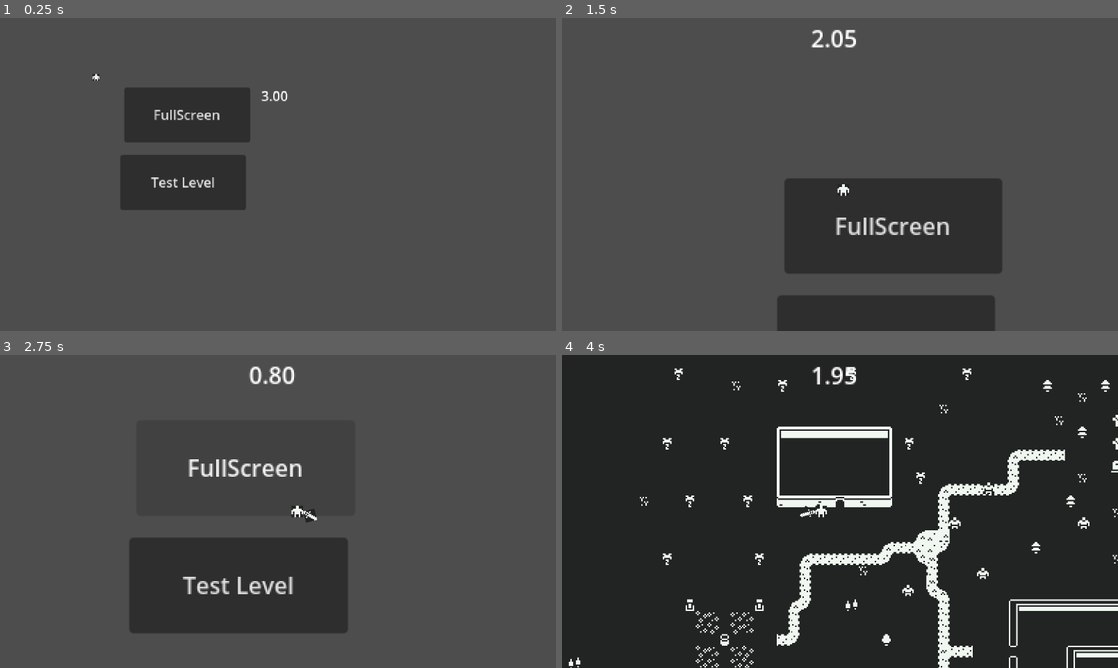
Above: before the commit, frames 1-4 (two rows, left to right).
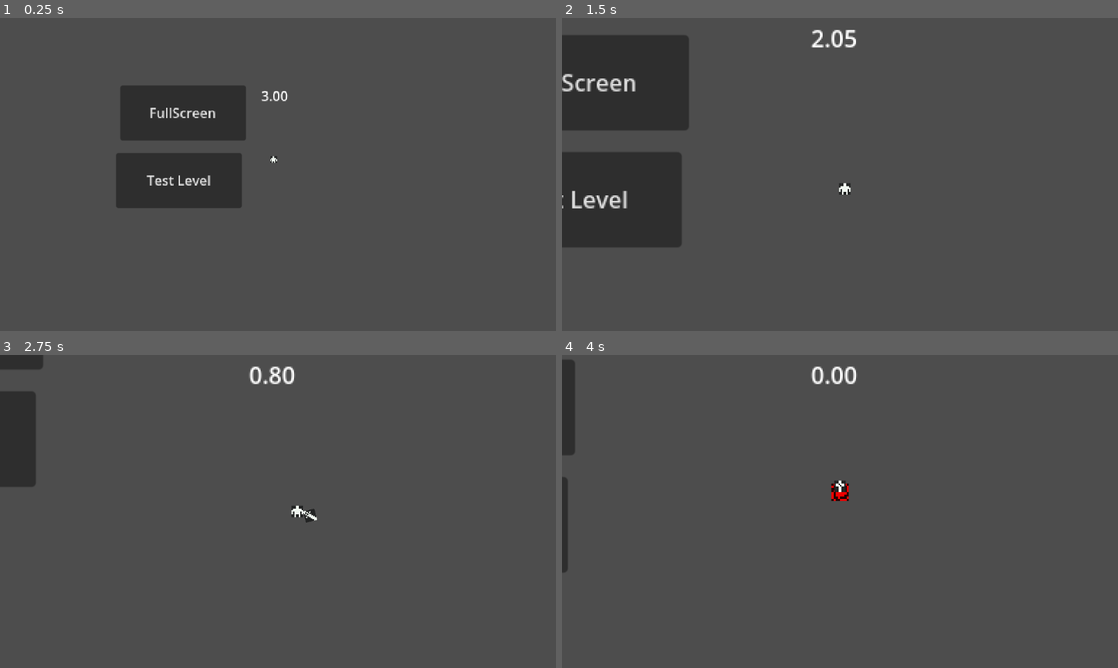
Above: after the commit, the same moments.

Repository: Moustakick/GameJam-Tension
Game: Godot game, scene res://scene/menu.tscn
Two runs of this game, one before a commit and one after it. Both use one fixed random seed, a clock stepped at 60 frames per second and the inputs below.
Inputs (mouse positions are in pixels of both pictures, inside the frame that each line leads up to):
- Up to frame 1 (0.25 s): no input
- Up to frame 2 (1.5 s): move the mouse to (962, 158) at 0.52 s; hold D (right) 0.53-1.28 s; hold Space (attack_key) 0.53-1.28 s; move the mouse to (728, 190) at 1.27 s; hold Down (down) from 1.28 s (still down); click (728, 190) at 1.35 s
- Up to frame 3 (2.75 s): move the mouse to (333, 442) at 2.02 s; release Down (down) at 2.03 s; hold D (right) from 2.03 s (still down); hold Space (attack_key) from 2.03 s (still down)
- Up to frame 4 (4 s): move the mouse to (812, 574) at 2.77 s; release D (right) at 2.78 s; release Space (attack_key) at 2.78 s; hold W (up) 2.78-3.53 s; click (812, 574) at 2.85 s; move the mouse to (1006, 558) at 3.52 s; hold Left (left) from 3.53 s (still down); hold Space (attack_key) from 3.53 s (still down)

The runs differ from the first frame. In frame 1, 1.5% of the frame differs, in the area x 16-50%, y 17-62%; in frame 2, 29%; in frame 3, 15%; in frame 4, 98%, in the area x 0-100%, y 0-100%.

Commit message:
modification mouvement

Diff:
--- a/scene/menu.tscn
+++ b/scene/menu.tscn
@@ -33,7 +33,7 @@
 text = "FullScreen"
 
 [node name="Player" parent="." instance=ExtResource("2_pqt2h")]
-position = Vector2(10, 9)
+position = Vector2(228, 110)
 
 [connection signal="pressed" from="Button" to="." method="_on_button_pressed"]
 [connection signal="pressed" from="Button2" to="." method="_on_button_2_pressed"]
--- a/scene/player.tscn
+++ b/scene/player.tscn
@@ -17,7 +17,6 @@
 
 [node name="Player" type="CharacterBody2D" groups=["player"]]
 script = ExtResource("1_406lb")
-SPEED = 100.0
 
 [node name="AnchorCamera2D" parent="." instance=ExtResource("2_5x2bm")]
 
--- a/scripts/player.gd
+++ b/scripts/player.gd
@@ -1,7 +1,8 @@
 class_name Player
 extends CharacterBody2D
 
-@export var SPEED = 300.0
+var FRICTION = 0.4
+var SPEED = 100.0
 
 @onready var health = $HealthComponent as HealthComponent
 @onready var sword = preload("res://scene/sword.tscn")
@@ -29,8 +30,19 @@
 	var count_down = "%01d.%02d" % [secs, mils]
 	timer_label.text = count_down
 
-func get_input():
-	direction = Input.get_vector("left", "right", "up", "down")
+func get_movement_input():
+	var direction := Vector2(
+		# This first line calculates the X direction, the vector's first component.
+		Input.get_action_strength("right") - Input.get_action_strength("left"),
+		# And here, we calculate the Y direction. Note that the Y-axis points
+		# DOWN in games.
+		# That is to say, a Y value of `1.0` points downward.
+		Input.get_action_strength("down") - Input.get_action_strength("up")
+	)
+	if direction.length() > 1.0:
+		direction = direction.normalized()
+
+
 	var mouse_pos = get_viewport().get_mouse_position()
 	var global_pos = get_global_transform_with_canvas().get_origin()
 
@@ -47,7 +59,10 @@
 	center_marker_mouse.rotation = 0
 	center_marker_mouse.rotate(mouse_direction.angle())
 
-	velocity = direction * SPEED
+	# Smooth steering
+	var target_velocity = direction * SPEED
+	velocity += (target_velocity - velocity) * FRICTION
+	move_and_slide()
 
 	# First movement
 	if  first_movement == false and velocity != Vector2(0,0):
@@ -81,8 +96,7 @@
 		get_tree().quit()
 
 func _physics_process(delta):
-	get_input()
-	move_and_slide()
+	get_movement_input()
 
 	if not death_timer.is_stopped():
 		time_left -= delta
Not shown: 1 places in scene/levels/level_building.tscn that only renumber resources
Not shown: 1 places in scene/menu.tscn that only renumber resources
Not shown: 1 places in scene/player.tscn that only renumber resources
